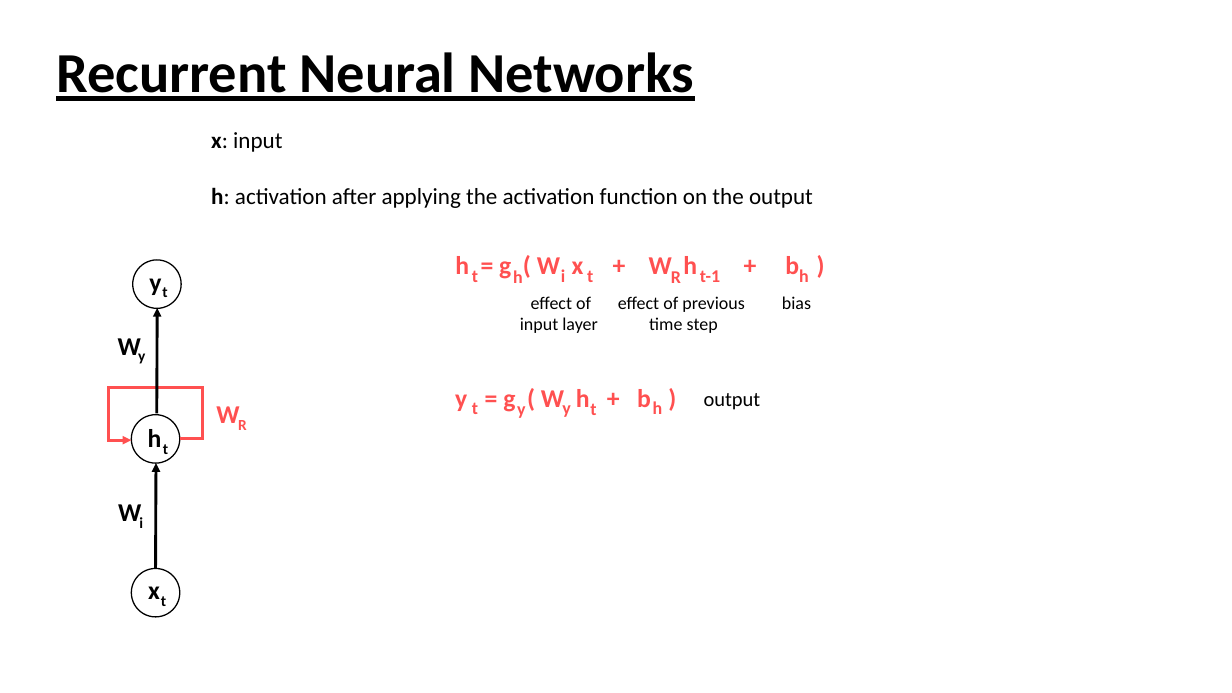
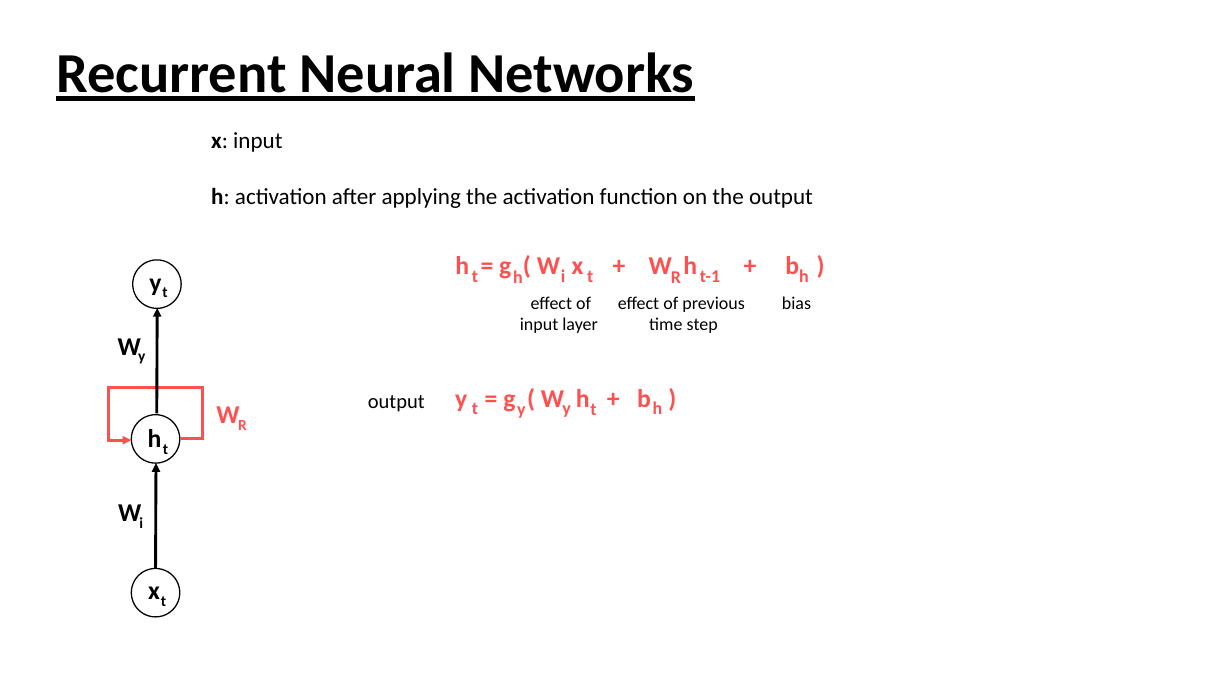
Before and after one commit to woosa7/udacity_projects, a slide deck: slide 70 of ML_DL_Balazs/Lec_Notes/note_DL.pptx. Drawn at 1232x693 pixels with LibreOffice and Linux fonts; fonts in the diff are those of the drawing. Boxes give left, top, right and bottom in pixels: in the first picture for what was removed or moved away, otherwise in the second. Text is boxed around its words. In the diff, an @@ line names an element or a change of style, - is before the commit and + after.

```diff
--- a/ML_DL_Balazs/Lec_Notes/note_DL.pptx
+++ b/ML_DL_Balazs/Lec_Notes/note_DL.pptx
@@ text "output" moved from (x1=704, y1=393, x2=761, y2=410) to (x1=368, y1=395, x2=425, y2=412) @@
```
Also in this commit, not shown: 4 other slides changed, 2 other files.
